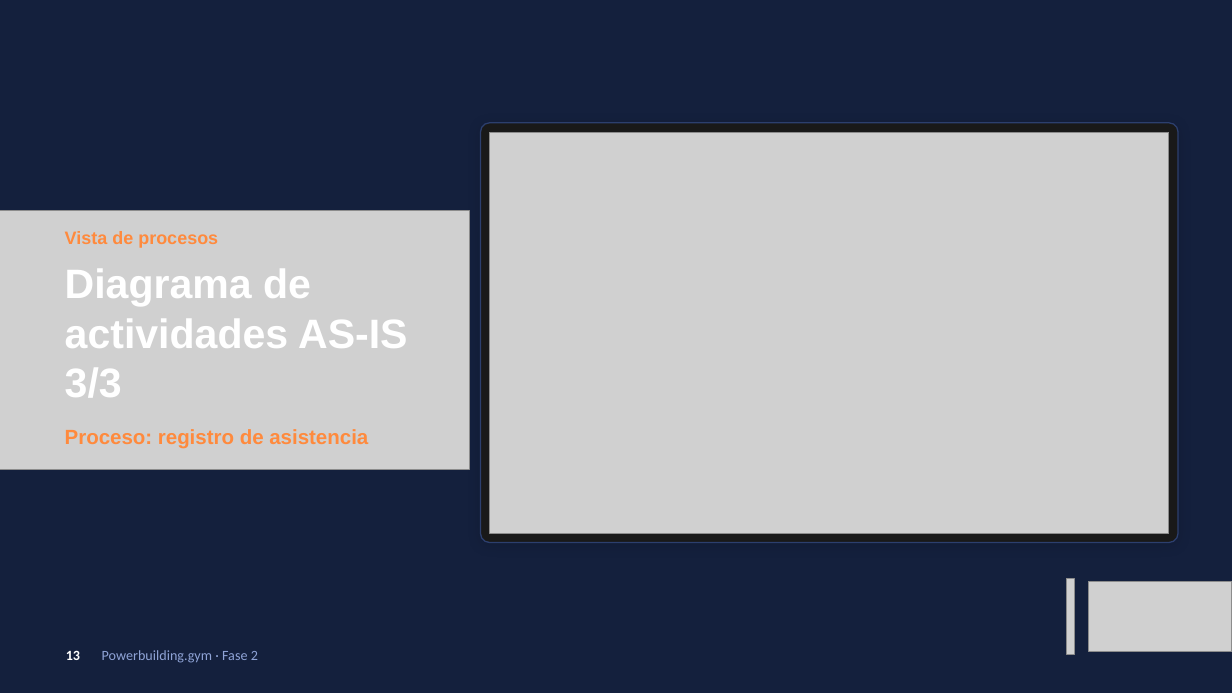
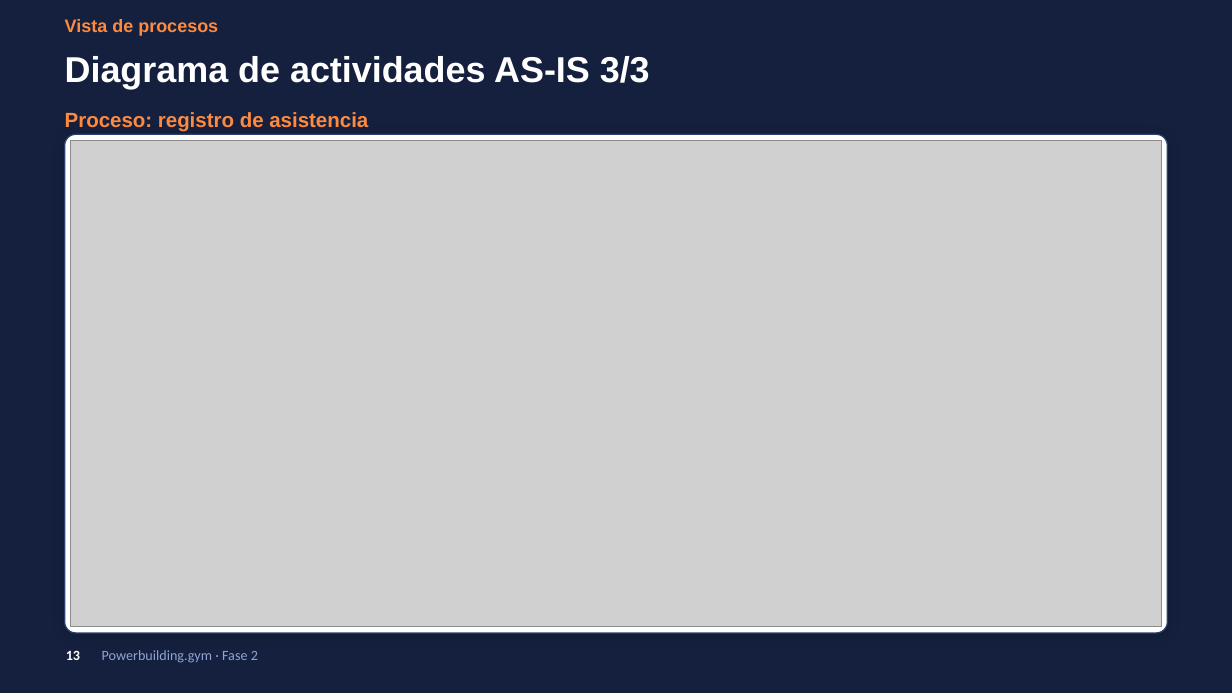
Before and after one commit to zalak3t/Powerbuilding.gym, a slide deck: slide 13 of FASE-2/Documentacion Asignatura PTY4614/Powerbuilding_gym_Presentacion_Fase_2 (1).pptx. Drawn at 1232x693 pixels with LibreOffice and Linux fonts; fonts in the diff are those of the drawing; grey boxes stand for pictures; background and template pictures are left out. Boxes give left, top, right and bottom in pixels: in the first picture for what was removed or moved away, otherwise in the second. Text is boxed around its words. In the diff, an @@ line names an element or a change of style, - is before the commit and + after.

```diff
--- a/FASE-2/Documentacion Asignatura PTY4614/Powerbuilding_gym_Presentacion_Fase_2 (1).pptx
+++ b/FASE-2/Documentacion Asignatura PTY4614/Powerbuilding_gym_Presentacion_Fase_2 (1).pptx
@@ title "Vista de procesos": place and size @@
-title "Vista de procesos" at [65, 231, 407, 449]
+title "Vista de procesos" at [65, 19, 650, 132]
@@ title at [65, 56, 650, 89]: size 32 to 28 pt in "Diagrama de actividades AS-IS 3/3" @@
@@ rounded rectangle: place and size @@
-rounded rectangle at [481, 123, 1178, 543]
+rounded rectangle at [65, 134, 1167, 633]
@@ rounded rectangle at [65, 134, 1167, 633]: fill #191919 to #FFFFFF @@
@@ picture added at [71, 140, 1162, 627] @@
@@ picture removed at [490, 132, 1169, 533] @@
@@ picture removed at [0, 211, 470, 470] @@
@@ picture removed at [1067, 579, 1075, 654] @@
@@ picture removed at [1089, 582, 1232, 652] @@
```
Also in this commit, not shown: 5 other slides changed, 2 other files.
